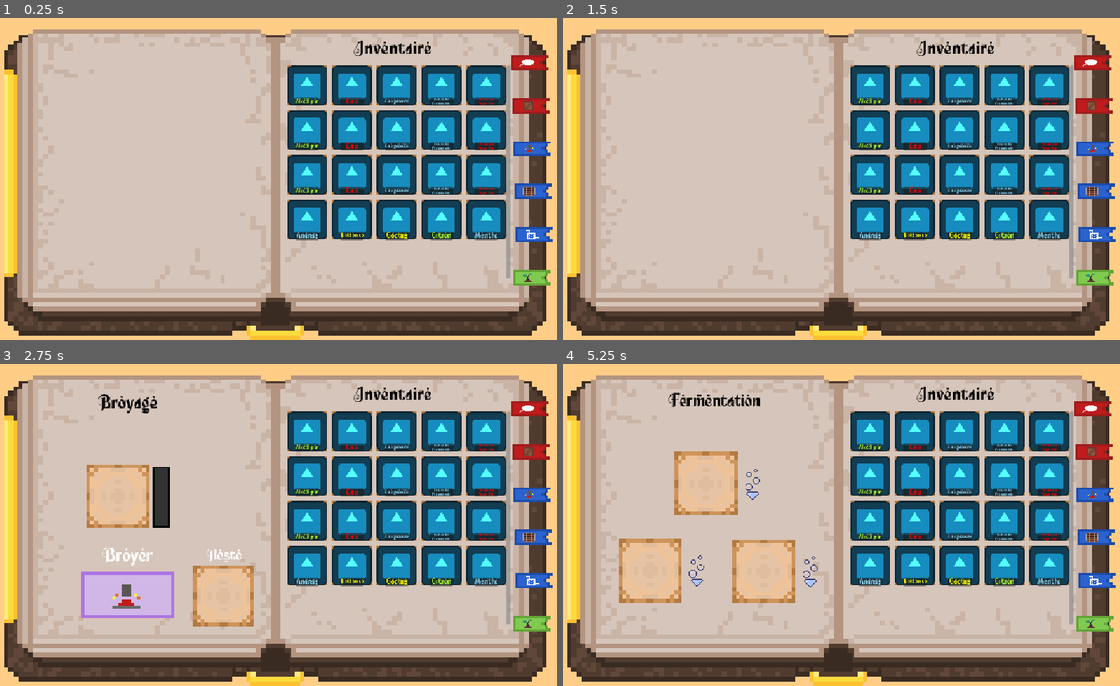
Above: before the commit, frames 1-4 (two rows, left to right).
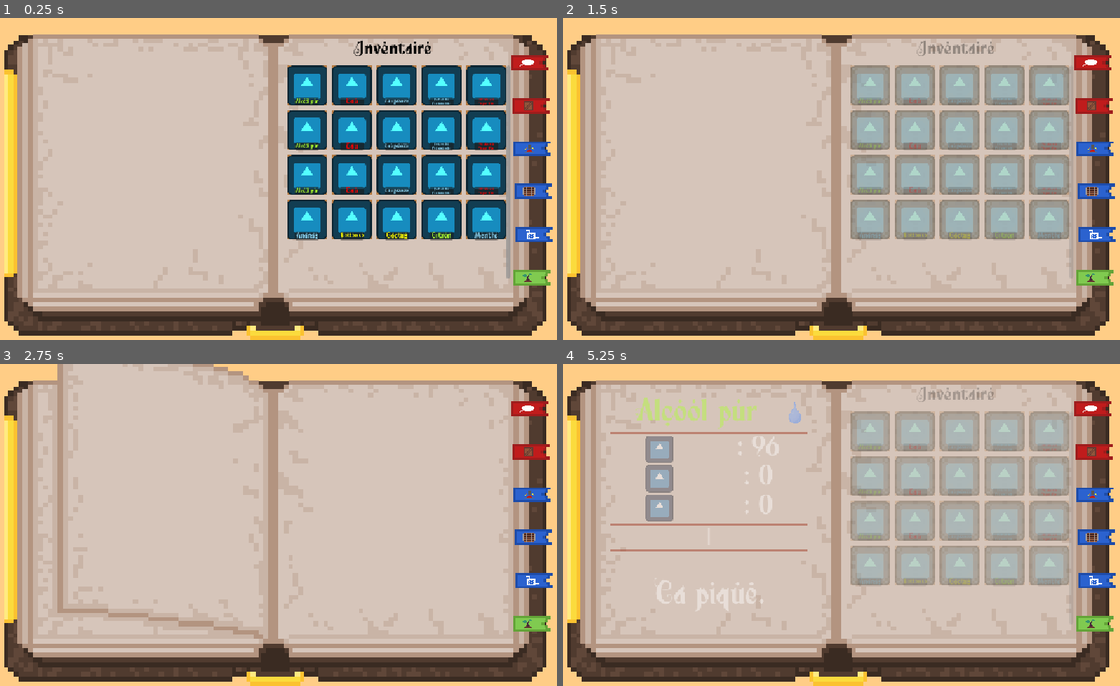
Above: after the commit, the same moments.

Repository: SeldonRubika/Jam-BeerStory
Game: Godot game, scene res://Scenes/MainStuff/main.tscn
Two runs of this game, one before a commit and one after it. Both use one fixed random seed, a clock stepped at 60 frames per second and the inputs below. The engine's default icon, where the game draws it, is replaced by a stand-in: a white triangle on a blue panel in a dark square.
Inputs (mouse positions are in pixels of both pictures, inside the frame that each line leads up to):
- Up to frame 1 (0.25 s): no input
- Up to frame 2 (1.5 s): click (1097, 66) at 0.5 s; click (1097, 108) at 1.25 s
- Up to frame 3 (2.75 s): click (534, 499) at 2 s
- Up to frame 4 (5.25 s): click (1097, 541) at 2.75 s; click (1097, 582) at 3.5 s; click (1097, 628) at 4.25 s; click (869, 431) at 5.02 s

The runs differ from the first frame. In frame 1, 4.9% of the frame differs, in the area x 3-95%, y 3-92%; in frame 2, 23%; in frame 3, 32%, in the area x 3-95%, y 0-92%; in frame 4, 32%.

Commit message:
ui shit

Diff:
--- a/Scenes/DrinkSubMenu/DrinkSubMenuBase.gd
+++ b/Scenes/DrinkSubMenu/DrinkSubMenuBase.gd
@@ -5,7 +5,9 @@
 
 func selected():
 	Global.active_drink_submenu = self
-	show()
+	var tween = create_tween()
+	tween.tween_property(self,"modulate",Color(1.0,1.0,1.0,1.0),.5)
 
 func deselect():
-	hide()
+	var tween = create_tween()
+	tween.tween_property(self,"modulate",Color(1.0,1.0,1.0,0.0),.5)
--- a/Scenes/DrinkSubMenu/Fermentation.gd
+++ b/Scenes/DrinkSubMenu/Fermentation.gd
@@ -29,12 +29,14 @@
 func object_in_tonneau(tonneau:TextureButton):
 	var child := tonneau.get_child(0)
 	if (!child.resource):
+		print("hey")
 		if !Global.selected_ingredients:
 			return
 		if ( Global.selected_ingredients.resource.type != Global.IngredientsTypes.Liquid):
 			return
 		if Global.selected_ingredients.resource.types != Global.DrinkTypes.Softs:
 			return
+		print("ho")
 		child.resource = Global.selected_ingredients.resource
 		child.set_self_ui()
 		Global.selected_ingredients.resource = null
--- a/Scenes/DrinkSubMenu/broyage.tscn
+++ b/Scenes/DrinkSubMenu/broyage.tscn
@@ -158,8 +158,9 @@
 anchor_right = 0.71900004
 anchor_bottom = 0.97200006
 offset_left = -0.06434631
+offset_top = 1.0
 offset_right = 0.064331055
-offset_bottom = -0.10003662
+offset_bottom = 0.8999634
 grow_horizontal = 2
 grow_vertical = 2
 texture_normal = ExtResource("5_1ayws")
--- a/Scenes/MainStuff/book.gd
+++ b/Scenes/MainStuff/book.gd
@@ -4,34 +4,80 @@
 @export var fermentation: DrinkSubMenu
 @export var grid: GridContainer
 @export var broyage: DrinkSubMenu
+@export var page: TextureRect
+@export var inventory_page: Control
 
+@onready var page_per_index := {
+	0:null,
+	1:null,
+	2:broyage,
+	3:fermentation,
+	4:null,
+	5:null,
+}
+
+var tab_index := 0
+var previous_tab_index := 0
+var changing_tab := false
 func _ready() -> void:
 	Global.grid = grid
 
+func change_tab():
+	changing_tab = true
+	var tween = create_tween()
+	tween.tween_property(inventory_page,"modulate",Color(1.0,1.0,1.0,0.0),.5)
+	await tween.finished
+	if (previous_tab_index < tab_index):
+		await page.animate(1)
+	elif (previous_tab_index > tab_index):
+		await page.inverse_animate(1)
+	previous_tab_index = tab_index
+	var new_tween = create_tween()
+	new_tween.tween_property(inventory_page,"modulate",Color(1.0,1.0,1.0,1.0),.5)
+	if (page_per_index[tab_index]):
+		page_per_index[tab_index].selected()
+	changing_tab = false
+
 func _on_storage_bookmark_pressed() -> void:
+	if changing_tab:
+		return
 	if Global.active_drink_submenu:
 		Global.active_drink_submenu.deselect()
 	Global.active_drink_submenu = null
+	tab_index = 1
+	change_tab()
 
 
 func _on_fermentation_bookmark_2_pressed() -> void:
+	if changing_tab:
+		return
 	if Global.active_drink_submenu:
 		Global.active_drink_submenu.deselect()
-	fermentation.selected()
-
+	tab_index = 3
+	change_tab()
 
 func _on_discussion_book_pressed() -> void:
-	pass # Replace with function body.
-
+	if changing_tab:
+		return
+	tab_index = 0
+	change_tab()
 
 func _on_broyage_book_pressed() -> void:
+	if changing_tab:
+		return
 	if Global.active_drink_submenu:
 		Global.active_drink_submenu.deselect()
-	broyage.selected()
+	tab_index = 2
+	change_tab()
 
 func _on_distiller_book_pressed() -> void:
-	pass # Replace with function body.
-
+	if changing_tab:
+		return
+	tab_index = 4
+	change_tab()
 
 func _on_jardinier_book_pressed() -> void:
-	pass # Replace with function body.
+	if changing_tab:
+		return
+	tab_index = 5
+	change_tab()
--- a/Scenes/MainStuff/main.tscn
+++ b/Scenes/MainStuff/main.tscn
@@ -7,24 +7,33 @@
 [ext_resource type="PackedScene" uid="uid://dkggdakosi2hr" path="res://Scenes/drinks/drink_base.tscn" id="3_5xgcf"]
 [ext_resource type="Texture2D" uid="uid://tswgfff1ld38" path="res://Assets/Book/couverture_livre.png" id="3_qyqbn"]
 [ext_resource type="Script" uid="uid://leehmvr1x5lu" path="res://addons/AutoSizeText/ui/AutoSizeRichTextLabel.gd" id="3_xsi4l"]
-[ext_resource type="Texture2D" uid="uid://h5c7hp81movk" path="res://Assets/Book/page_livre.png" id="4_6bhj2"]
 [ext_resource type="PackedScene" uid="uid://d3176dlpwjvof" path="res://Scenes/DrinkSubMenu/Fermentation.tscn" id="4_n07qj"]
 [ext_resource type="Resource" uid="uid://c1wsgln1jh5kw" path="res://Resources/Drinks/AlcoolPur.tres" id="5_4e1qo"]
 [ext_resource type="Script" uid="uid://d11kfgsd6jgt" path="res://addons/AutoSizeText/ui/AutoSizeLabel.gd" id="5_acqp8"]
 [ext_resource type="Resource" uid="uid://crn2ikri8g47b" path="res://Resources/Drinks/Eau.tres" id="6_txtry"]
 [ext_resource type="Resource" uid="uid://bah2j40ccokhh" path="res://Resources/Drinks/EauPetillante.tres" id="7_cblkn"]
 [ext_resource type="Resource" uid="uid://2hqik8uq36wc" path="res://Resources/Drinks/PotionTaureauAile.tres" id="8_b6kj8"]
+[ext_resource type="Script" uid="uid://drgxgfhgbk7d8" path="res://Scenes/MainStuff/page.gd" id="8_cn4e2"]
+[ext_resource type="Texture2D" uid="uid://dgi1hkbyohyts" path="res://Assets/Animations/Book_Opening/livre_anim01.png" id="9_ajusn"]
 [ext_resource type="Resource" uid="uid://oj1fihi7rf88" path="res://Resources/Drinks/PotionTigreFou.tres" id="9_swcbe"]
+[ext_resource type="Texture2D" uid="uid://bxn02ygir2j70" path="res://Assets/Animations/Book_Opening/livre_anim02.png" id="10_0km6h"]
 [ext_resource type="Texture2D" uid="uid://w7j1rriwfo38" path="res://Assets/BookMarks/MP_discution.png" id="10_swcbe"]
+[ext_resource type="Texture2D" uid="uid://rlcmcgmx1rs2" path="res://Assets/Animations/Book_Opening/livre_anim03.png" id="11_7p5sd"]
 [ext_resource type="Texture2D" uid="uid://tquwv5pv6s7v" path="res://Assets/BookMarks/MP_stockage.png" id="11_qyqbn"]
 [ext_resource type="Texture2D" uid="uid://b13talqwpl47c" path="res://Assets/BookMarks/MP_Broyage.png" id="12_6bhj2"]
+[ext_resource type="Texture2D" uid="uid://cphg7cprqee6f" path="res://Assets/Animations/Book_Opening/livre_anim04.png" id="12_nu1j5"]
 [ext_resource type="Texture2D" uid="uid://b2u5em30folfm" path="res://Assets/BookMarks/MP_fermenter.png" id="13_acqp8"]
+[ext_resource type="Texture2D" uid="uid://bdh0ak2ahnf5" path="res://Assets/Animations/Book_Opening/livre_anim05.png" id="13_k22av"]
 [ext_resource type="Texture2D" uid="uid://cowfrjnuqe6xg" path="res://Assets/BookMarks/MP_Distiller.png" id="14_cbaa3"]
+[ext_resource type="Texture2D" uid="uid://cbw28qjhfouaa" path="res://Assets/Animations/Book_Opening/livre_anim06.png" id="14_xvpkc"]
+[ext_resource type="Texture2D" uid="uid://chyvvhm5u6v0q" path="res://Assets/Animations/Book_Opening/livre_anim07.png" id="15_au1up"]
 [ext_resource type="Resource" uid="uid://bucps5b1gdx05" path="res://Resources/Ingredients/Ananas.tres" id="15_cukkd"]
 [ext_resource type="Texture2D" uid="uid://dehic4n8yysnx" path="res://Assets/BookMarks/MP_Jardiner.png" id="15_xsi4l"]
 [ext_resource type="Resource" uid="uid://dmtpnurq5gcki" path="res://Resources/Ingredients/Betterave.tres" id="16_cn4e2"]
+[ext_resource type="Texture2D" uid="uid://b6xmpxnjuj78v" path="res://Assets/Animations/Book_Opening/livre_anim08.png" id="16_emdne"]
 [ext_resource type="PackedScene" uid="uid://qpqskwpsly3n" path="res://Scenes/DrinkSubMenu/broyage.tscn" id="16_gys0y"]
 [ext_resource type="Resource" uid="uid://bcvergkg7bnb0" path="res://Resources/Ingredients/Cactus.tres" id="17_m8wsu"]
+[ext_resource type="Texture2D" uid="uid://c8mwql3imy8em" path="res://Assets/Animations/Book_Opening/livre_anim09.png" id="17_wlwqd"]
 [ext_resource type="Resource" uid="uid://c17estnksnubl" path="res://Resources/Ingredients/Citron.tres" id="18_5ucu8"]
 [ext_resource type="Resource" uid="uid://bvv2lxnh8rdfc" path="res://Resources/Ingredients/Menthe.tres" id="19_si52c"]
 
@@ -101,7 +110,7 @@
 metadata/_custom_type_script = "uid://leehmvr1x5lu"
 metadata/_edit_use_anchors_ = true
 
-[node name="Book_Open" type="Control" parent="." unique_id=204703665 node_paths=PackedStringArray("fermentation", "grid", "broyage")]
+[node name="Book_Open" type="Control" parent="." unique_id=204703665 node_paths=PackedStringArray("fermentation", "grid", "broyage", "page", "inventory_page")]
 layout_mode = 1
 anchors_preset = 15
 anchor_right = 1.0
@@ -112,6 +121,8 @@
 fermentation = NodePath("Fermentation")
 grid = NodePath("InventoryPage/ScrollContainer/GridContainer")
 broyage = NodePath("Broyage")
+page = NodePath("Couverture/page")
+inventory_page = NodePath("InventoryPage")
 
 [node name="Background" type="ColorRect" parent="Book_Open" unique_id=1822726919]
 z_index = -10
@@ -144,7 +155,7 @@
 layout_mode = 1
 anchors_preset = -1
 anchor_left = 0.04032258
-anchor_top = -0.02164168
+anchor_top = -0.43695113
 anchor_right = 0.9559033
 anchor_bottom = 0.90238786
 offset_left = -4.000002
@@ -153,8 +164,10 @@
 offset_bottom = 0.095947266
 grow_horizontal = 2
 grow_vertical = 2
-texture = ExtResource("4_6bhj2")
+texture = ExtResource("9_ajusn")
 expand_mode = 3
+script = ExtResource("8_cn4e2")
+textures = Array[Texture2D]([ExtResource("9_ajusn"), ExtResource("10_0km6h"), ExtResource("11_7p5sd"), ExtResource("12_nu1j5"), ExtResource("13_k22av"), ExtResource("14_xvpkc"), ExtResource("15_au1up"), ExtResource("16_emdne"), ExtResource("17_wlwqd")])
 metadata/_edit_use_anchors_ = true
 
 [node name="InventoryPage" type="Control" parent="Book_Open" unique_id=1081312756]
@@ -291,15 +304,14 @@
 resource = ExtResource("19_si52c")
 
 [node name="Fermentation" parent="Book_Open" unique_id=912534386 instance=ExtResource("4_n07qj")]
-visible = false
+modulate = Color(1, 1, 1, 0)
 layout_mode = 1
 anchor_left = 0.0859375
 anchor_right = 0.48350695
 anchor_bottom = 0.8611111
-metadata/_edit_use_anchors_ = true
 
 [node name="Broyage" parent="Book_Open" unique_id=715145535 instance=ExtResource("16_gys0y")]
-visible = false
+modulate = Color(1, 1, 1, 0)
 layout_mode = 1
 
 [node name="MarquePage" type="Control" parent="Book_Open" unique_id=379467599]
--- /dev/null
+++ b/Scenes/MainStuff/page.gd
@@ -0,0 +1,19 @@
+extends TextureRect
+
+
+@export var textures : Array[Texture2D] = []
+
+func animate(duration:float):
+	for i in range(1,textures.size()):
+		texture=textures[i]
+		await get_tree().create_timer(duration/(textures.size()-1)).timeout
+	texture = textures[0]
+	return
+
+func inverse_animate(duration:float):
+	for i in range(1,textures.size()):
+		i = textures.size()-i-1
+		texture=textures[i]
+		await get_tree().create_timer(duration/(textures.size()-1)).timeout
+	texture = textures[0]
+	return
--- a/Scenes/Singleton/global.gd
+++ b/Scenes/Singleton/global.gd
@@ -11,7 +11,7 @@
 
 var selected_ingredients:IngredientBase
 
-func GetDrinkTypeTexture(type:DrinkTypes):
+func GetDrinkTypeTexture(_type:DrinkTypes):
 	return preload("uid://bwickkrqp6r6i")
 
 func GetIngredientTypeTexture(type:IngredientsTypes):
--- a/Scenes/drinks/drink_base.tscn
+++ b/Scenes/drinks/drink_base.tscn
@@ -289,7 +289,7 @@
 metadata/_custom_type_script = "uid://leehmvr1x5lu"
 
 [node name="Focus" type="Control" parent="." unique_id=1549384719]
-visible = false
+modulate = Color(1, 1, 1, 0)
 top_level = true
 visibility_layer = 2
 layout_mode = 1
@@ -319,11 +319,11 @@
 layout_mode = 2
 size_flags_horizontal = 3
 size_flags_vertical = 3
-theme_override_font_sizes/normal_font_size = 7
-theme_override_font_sizes/bold_font_size = 7
-theme_override_font_sizes/bold_italics_font_size = 7
-theme_override_font_sizes/italics_font_size = 7
-theme_override_font_sizes/mono_font_size = 7
+theme_override_font_sizes/normal_font_size = 64
+theme_override_font_sizes/bold_font_size = 64
+theme_override_font_sizes/bold_italics_font_size = 64
+theme_override_font_sizes/italics_font_size = 64
+theme_override_font_sizes/mono_font_size = 64
 bbcode_enabled = true
 text = "[color=yellow]Classic Beer"
 scroll_active = false
@@ -365,11 +365,11 @@
 layout_mode = 2
 size_flags_horizontal = 3
 size_flags_vertical = 3
-theme_override_font_sizes/normal_font_size = 7
-theme_override_font_sizes/bold_font_size = 7
-theme_override_font_sizes/bold_italics_font_size = 7
-theme_override_font_sizes/italics_font_size = 7
-theme_override_font_sizes/mono_font_size = 7
+theme_override_font_sizes/normal_font_size = 57
+theme_override_font_sizes/bold_font_size = 57
+theme_override_font_sizes/bold_italics_font_size = 57
+theme_override_font_sizes/italics_font_size = 57
+theme_override_font_sizes/mono_font_size = 57
 bbcode_enabled = true
 text = ": 5"
 scroll_active = false
@@ -395,11 +395,11 @@
 layout_mode = 2
 size_flags_horizontal = 3
 size_flags_vertical = 3
-theme_override_font_sizes/normal_font_size = 7
-theme_override_font_sizes/bold_font_size = 7
-theme_override_font_sizes/bold_italics_font_size = 7
-theme_override_font_sizes/italics_font_size = 7
-theme_override_font_sizes/mono_font_size = 7
+theme_override_font_sizes/normal_font_size = 57
+theme_override_font_sizes/bold_font_size = 57
+theme_override_font_sizes/bold_italics_font_size = 57
+theme_override_font_sizes/italics_font_size = 57
+theme_override_font_sizes/mono_font_size = 57
 bbcode_enabled = true
 text = ": 5"
 scroll_active = false
@@ -425,11 +425,11 @@
 layout_mode = 2
 size_flags_horizontal = 3
 size_flags_vertical = 3
-theme_override_font_sizes/normal_font_size = 7
-theme_override_font_sizes/bold_font_size = 7
-theme_override_font_sizes/bold_italics_font_size = 7
-theme_override_font_sizes/italics_font_size = 7
-theme_override_font_sizes/mono_font_size = 7
+theme_override_font_sizes/normal_font_size = 57
+theme_override_font_sizes/bold_font_size = 57
+theme_override_font_sizes/bold_italics_font_size = 57
+theme_override_font_sizes/italics_font_size = 57
+theme_override_font_sizes/mono_font_size = 57
 bbcode_enabled = true
 text = ": 5"
 scroll_active = false
@@ -448,11 +448,11 @@
 custom_maximum_size = Vector2(-1, 40)
 layout_mode = 2
 size_flags_vertical = 3
-theme_override_font_sizes/normal_font_size = 7
-theme_override_font_sizes/bold_font_size = 7
-theme_override_font_sizes/bold_italics_font_size = 7
-theme_override_font_sizes/italics_font_size = 7
-theme_override_font_sizes/mono_font_size = 7
+theme_override_font_sizes/normal_font_size = 41
+theme_override_font_sizes/bold_font_size = 41
+theme_override_font_sizes/bold_italics_font_size = 41
+theme_override_font_sizes/italics_font_size = 41
+theme_override_font_sizes/mono_font_size = 41
 bbcode_enabled = true
 text = "|"
 scroll_active = false
@@ -470,11 +470,11 @@
 [node name="Description" type="RichTextLabel" parent="Focus/stuff" unique_id=1568982462]
 layout_mode = 2
 size_flags_vertical = 3
-theme_override_font_sizes/normal_font_size = 9
-theme_override_font_sizes/bold_font_size = 9
-theme_override_font_sizes/bold_italics_font_size = 9
-theme_override_font_sizes/italics_font_size = 9
-theme_override_font_sizes/mono_font_size = 9
+theme_override_font_sizes/normal_font_size = 64
+theme_override_font_sizes/bold_font_size = 64
+theme_override_font_sizes/bold_italics_font_size = 64
+theme_override_font_sizes/italics_font_size = 64
+theme_override_font_sizes/mono_font_size = 64
 text = "Shitty ahh description"
 scroll_active = false
 horizontal_alignment = 1
--- a/Scenes/ingredients/ingredient_base.gd
+++ b/Scenes/ingredients/ingredient_base.gd
@@ -90,19 +90,17 @@
 
 
 func _on_focus_entered() -> void:
-	if (!resource):
+	if (!resource or Global.active_drink_submenu):
 		return
-	focus.show()
+	var tween = create_tween()
+	tween.tween_property(focus,"modulate",Color(1.0,1.0,1.0,1.0),.5)
 	hover.hide()
 	set_focus_ui()
 
 
 func _on_focus_exited() -> void:
-	focus.hide()
-
-func _process(_delta: float) -> void:
-	if Global.active_drink_submenu != null:
-		focus.hide()
+	var tween = create_tween()
+	tween.tween_property(focus,"modulate",Color(1.0,1.0,1.0,0.0),.5)
 
 func _on_pressed() -> void:
 	if !Global.active_drink_submenu:
--- a/Scenes/ingredients/ingredient_base.tscn
+++ b/Scenes/ingredients/ingredient_base.tscn
@@ -254,7 +254,7 @@
 metadata/_custom_type_script = "uid://leehmvr1x5lu"
 
 [node name="Focus" type="Control" parent="." unique_id=843856455]
-visible = false
+modulate = Color(1, 1, 1, 0)
 top_level = true
 visibility_layer = 2
 layout_mode = 1
@@ -284,11 +284,11 @@
 layout_mode = 2
 size_flags_horizontal = 3
 size_flags_vertical = 3
-theme_override_font_sizes/normal_font_size = 7
-theme_override_font_sizes/bold_font_size = 7
-theme_override_font_sizes/bold_italics_font_size = 7
-theme_override_font_sizes/italics_font_size = 7
-theme_override_font_sizes/mono_font_size = 7
+theme_override_font_sizes/normal_font_size = 64
+theme_override_font_sizes/bold_font_size = 64
+theme_override_font_sizes/bold_italics_font_size = 64
+theme_override_font_sizes/italics_font_size = 64
+theme_override_font_sizes/mono_font_size = 64
 bbcode_enabled = true
 text = "[color=yellow]Classic Beer"
 scroll_active = false
@@ -330,11 +330,11 @@
 layout_mode = 2
 size_flags_horizontal = 3
 size_flags_vertical = 3
-theme_override_font_sizes/normal_font_size = 7
-theme_override_font_sizes/bold_font_size = 7
-theme_override_font_sizes/bold_italics_font_size = 7
-theme_override_font_sizes/italics_font_size = 7
-theme_override_font_sizes/mono_font_size = 7
+theme_override_font_sizes/normal_font_size = 64
+theme_override_font_sizes/bold_font_size = 64
+theme_override_font_sizes/bold_italics_font_size = 64
+theme_override_font_sizes/italics_font_size = 64
+theme_override_font_sizes/mono_font_size = 64
 bbcode_enabled = true
 text = ": 5"
 scroll_active = false
@@ -360,11 +360,11 @@
 layout_mode = 2
 size_flags_horizontal = 3
 size_flags_vertical = 3
-theme_override_font_sizes/normal_font_size = 7
-theme_override_font_sizes/bold_font_size = 7
-theme_override_font_sizes/bold_italics_font_size = 7
-theme_override_font_sizes/italics_font_size = 7
-theme_override_font_sizes/mono_font_size = 7
+theme_override_font_sizes/normal_font_size = 64
+theme_override_font_sizes/bold_font_size = 64
+theme_override_font_sizes/bold_italics_font_size = 64
+theme_override_font_sizes/italics_font_size = 64
+theme_override_font_sizes/mono_font_size = 64
 bbcode_enabled = true
 text = ": 5"
 scroll_active = false
@@ -383,11 +383,11 @@
 custom_maximum_size = Vector2(-1, 40)
 layout_mode = 2
 size_flags_vertical = 3
-theme_override_font_sizes/normal_font_size = 7
-theme_override_font_sizes/bold_font_size = 7
-theme_override_font_sizes/bold_italics_font_size = 7
-theme_override_font_sizes/italics_font_size = 7
-theme_override_font_sizes/mono_font_size = 7
+theme_override_font_sizes/normal_font_size = 41
+theme_override_font_sizes/bold_font_size = 41
+theme_override_font_sizes/bold_italics_font_size = 41
+theme_override_font_sizes/italics_font_size = 41
+theme_override_font_sizes/mono_font_size = 41
 bbcode_enabled = true
 text = "|"
 scroll_active = false
@@ -405,11 +405,11 @@
 [node name="Description" type="RichTextLabel" parent="Focus/stuff" unique_id=1568982462]
 layout_mode = 2
 size_flags_vertical = 3
-theme_override_font_sizes/normal_font_size = 9
-theme_override_font_sizes/bold_font_size = 9
-theme_override_font_sizes/bold_italics_font_size = 9
-theme_override_font_sizes/italics_font_size = 9
-theme_override_font_sizes/mono_font_size = 9
+theme_override_font_sizes/normal_font_size = 64
+theme_override_font_sizes/bold_font_size = 64
+theme_override_font_sizes/bold_italics_font_size = 64
+theme_override_font_sizes/italics_font_size = 64
+theme_override_font_sizes/mono_font_size = 64
 text = "Shitty ahh description"
 scroll_active = false
 horizontal_alignment = 1
Binary file added: Assets/Animations/Book_Opening/livre_anim01.png
Not shown, added: Assets/Animations/Book_Opening/livre_anim01.png.import
Binary file added: Assets/Animations/Book_Opening/livre_anim02.png
Not shown, added: Assets/Animations/Book_Opening/livre_anim02.png.import
Binary file added: Assets/Animations/Book_Opening/livre_anim03.png
Not shown, added: Assets/Animations/Book_Opening/livre_anim03.png.import
Binary file added: Assets/Animations/Book_Opening/livre_anim04.png
Not shown, added: Assets/Animations/Book_Opening/livre_anim04.png.import
Binary file added: Assets/Animations/Book_Opening/livre_anim05.png
Not shown, added: Assets/Animations/Book_Opening/livre_anim05.png.import
Binary file added: Assets/Animations/Book_Opening/livre_anim06.png
Not shown, added: Assets/Animations/Book_Opening/livre_anim06.png.import
(and 10 more such lines)
